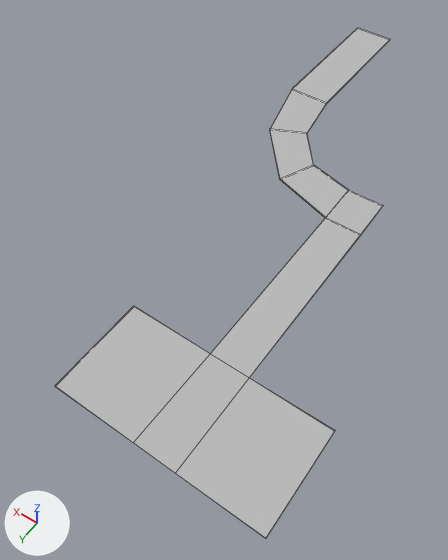
A saved change to the OBJ model OpenGL/Models/track3.obj.
The view is the same before and after, from a 50 mm camera at (-175.0, 264.0, 297.0) aimed at (-35.0, 69.0, -10.0). The lights are fixed; the arrows at lower left show +X, +Y and +Z. Mesh edges are drawn as thin lines. Where no turn or scale is listed for an object, it has been applied to the vertices.

The scene before the commit, as lines of its bpy script (objects in view):
```python
mat_initialshadinggroup = principled_material('initialShadingGroup')
mat_initialshadinggroup.base_color = (0.5, 0.5, 0.5)  # grey #bcbcbc
mat_initialshadinggroup.roughness = 1.0
me_track3 = bpy.data.meshes.new('track3')
me_track3.from_pydata(...)  # 36 vertices, 36 faces; spans x -145.0..15.0, y -191.0..191.0, z 19.0..21.0
me_track3.materials.append(mat_initialshadinggroup)  # grey #bcbcbc
# before: 24 (-71.0, 131.0, 20.0) at pixel (210, 353), 25 (-95.0, 131.0, 20.0) at pixel (249, 377), 26 (-19.0, 131.0, 20.0) at pixel (133, 305), 27 (-19.0, 131.0, 19.0) at pixel (134, 306), 28 (-19.0, 191.0, 19.0) at pixel (55, 386)
# before: 29 (-19.0, 191.0, 20.0) at pixel (54, 385), 30 (-145.0, 131.0, 20.0) at pixel (335, 430), 31 (-145.0, 131.0, 19.0) at pixel (334, 431), 32 (-145.0, 191.0, 20.0) at pixel (265, 538), 33 (-145.0, 191.0, 19.0) at pixel (265, 538)
# before: 34 (-96.0, 191.0, 20.0) at pixel (175, 473), 35 (-71.0, 191.0, 20.0) at pixel (133, 442)
ob_track3 = bpy.data.objects.new('track3', me_track3)
ob_track3.location = (0.0, 0.0, 0.0)
```
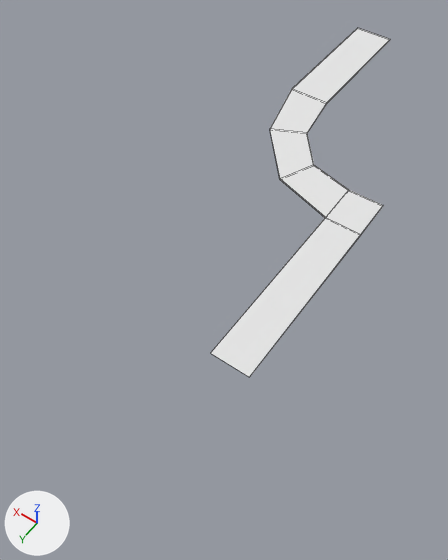
The newer file is also turned or shifted as a whole; pictures and numbers use the older file's frame.

Location of each change, (x1, y1, x2, y2) in pixels of the pictures (448 x 560 px):
'track3', recoloured, reshaped (grey to white, 46% narrower, 32% shorter): before (55, 28, 390, 539); after (211, 28, 390, 377)
part 1 of me_track3, deleted: before (55, 306, 335, 539)

The change, as a diff of the scene's bpy script:
```diff
--- a/OpenGL/Models/track3.obj.py
+++ b/OpenGL/Models/track3.obj.py
@@ mat_initialshadinggroup @@
 mat_initialshadinggroup = principled_material('initialShadingGroup')
-mat_initialshadinggroup.base_color = (0.5, 0.5, 0.5)  # grey #bcbcbc
+mat_initialshadinggroup.base_color = (0.8, 0.8, 0.8)  # white #e7e7e7
 mat_initialshadinggroup.roughness = 1.0
@@ me_track3 @@
 me_track3.from_pydata(...)  # 36 vertices, 36 faces; spans x -145.0..15.0, y -191.0..191.0, z 19.0..21.0
 # used by ob_track3; location = (0.0, 0.0, 0.0)
 # verts and faces of me_track3; kept vertices keep their numbers, new ones are numbered from 36
+# me_track3 part 1
+delete_vertices([*range(26, 36)])  # with the faces that use them
 me_track3.materials.append(mat_initialshadinggroup)
```
